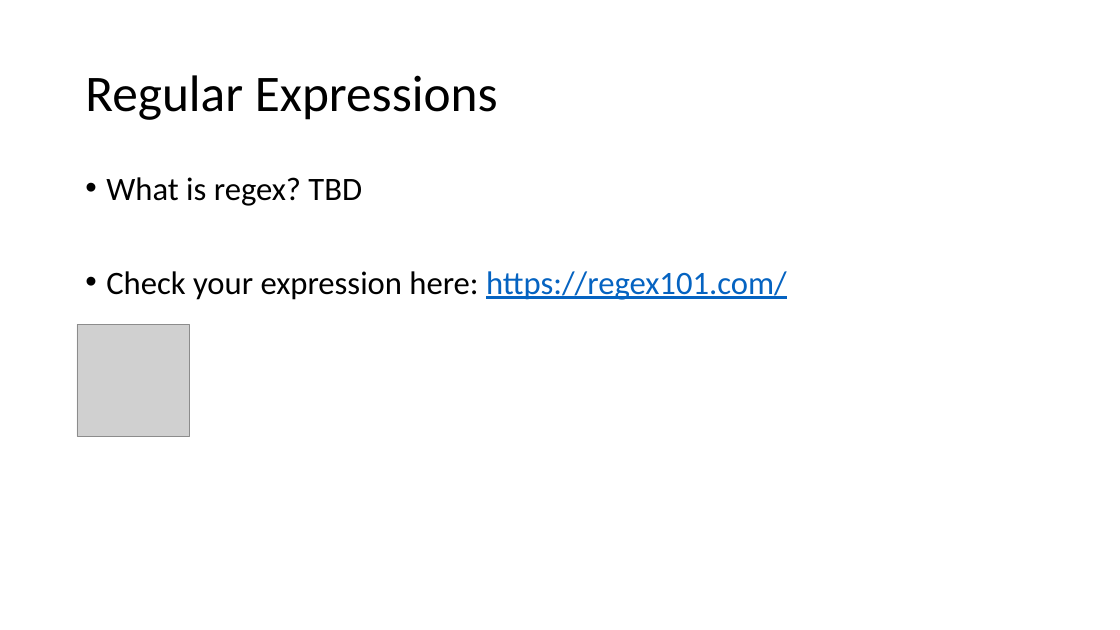
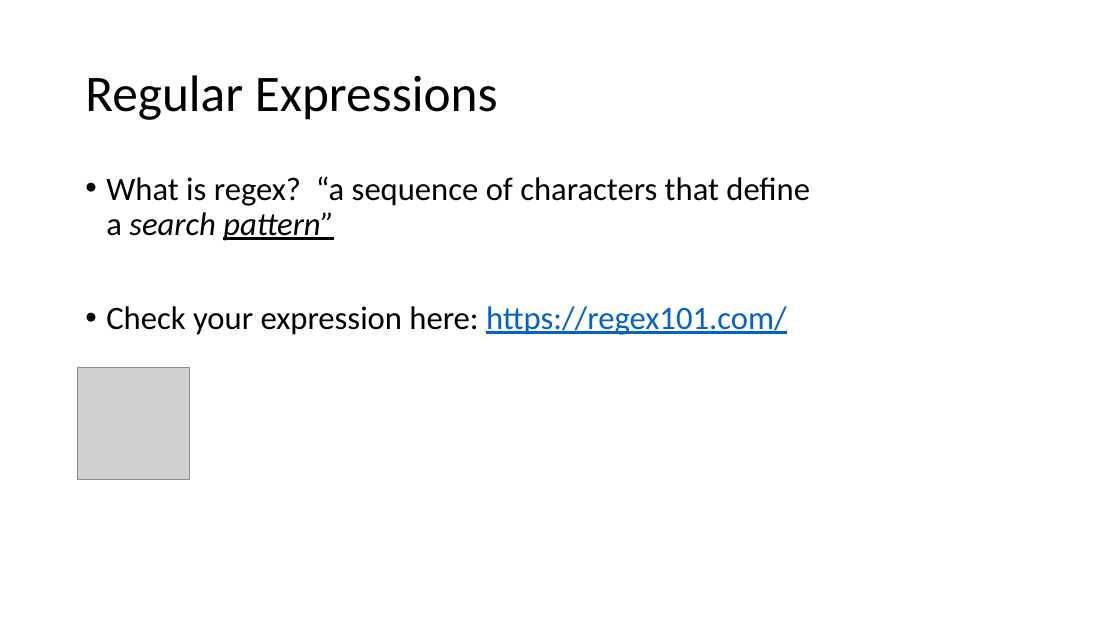
Before and after one commit to scaperex/python_workshop_intermediate, a slide deck: slide 33 of Advanced Python workshop.pptx (slide 27 before the commit). Drawn at 1120x630 pixels with LibreOffice and Linux fonts; fonts in the diff are those of the drawing; grey boxes stand for pictures. Boxes give left, top, right and bottom in pixels: in the first picture for what was removed or moved away, otherwise in the second. Text is boxed around its words. In the diff, an @@ line names an element or a change of style, - is before the commit and + after.

```diff
--- a/Advanced Python workshop.pptx
+++ b/Advanced Python workshop.pptx
@@ text at bbox=[106, 176, 810, 241]: text changed @@
-• What is regex? TBD
+• What is regex? “a sequence of characters that define a search pattern”
@@ picture: place and size @@
-picture at bbox=[77, 324, 189, 436]
+picture at bbox=[77, 368, 189, 480]
```
Also in this commit, not shown: 3 other slides changed, 7 slides added, 1 other file.
